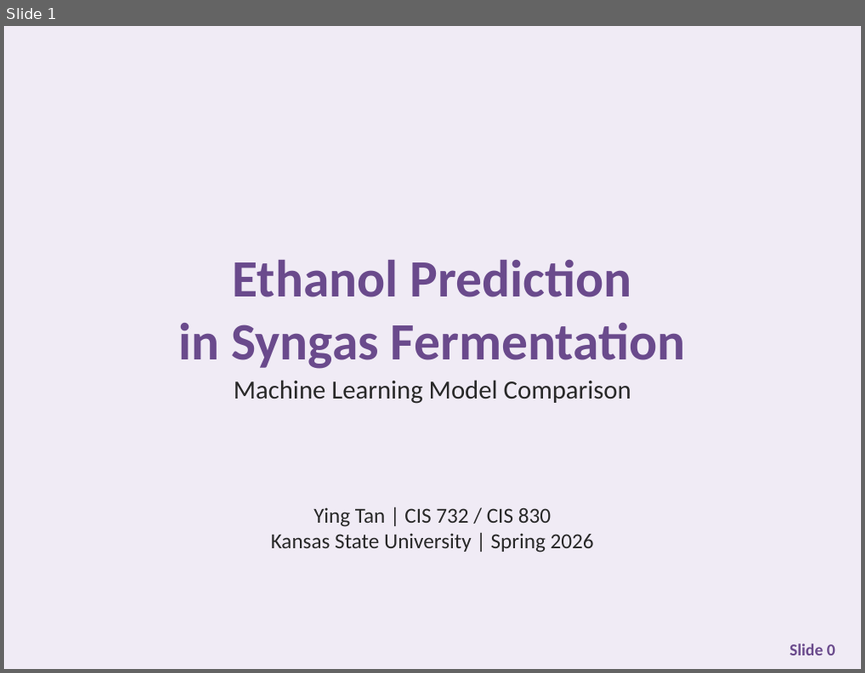
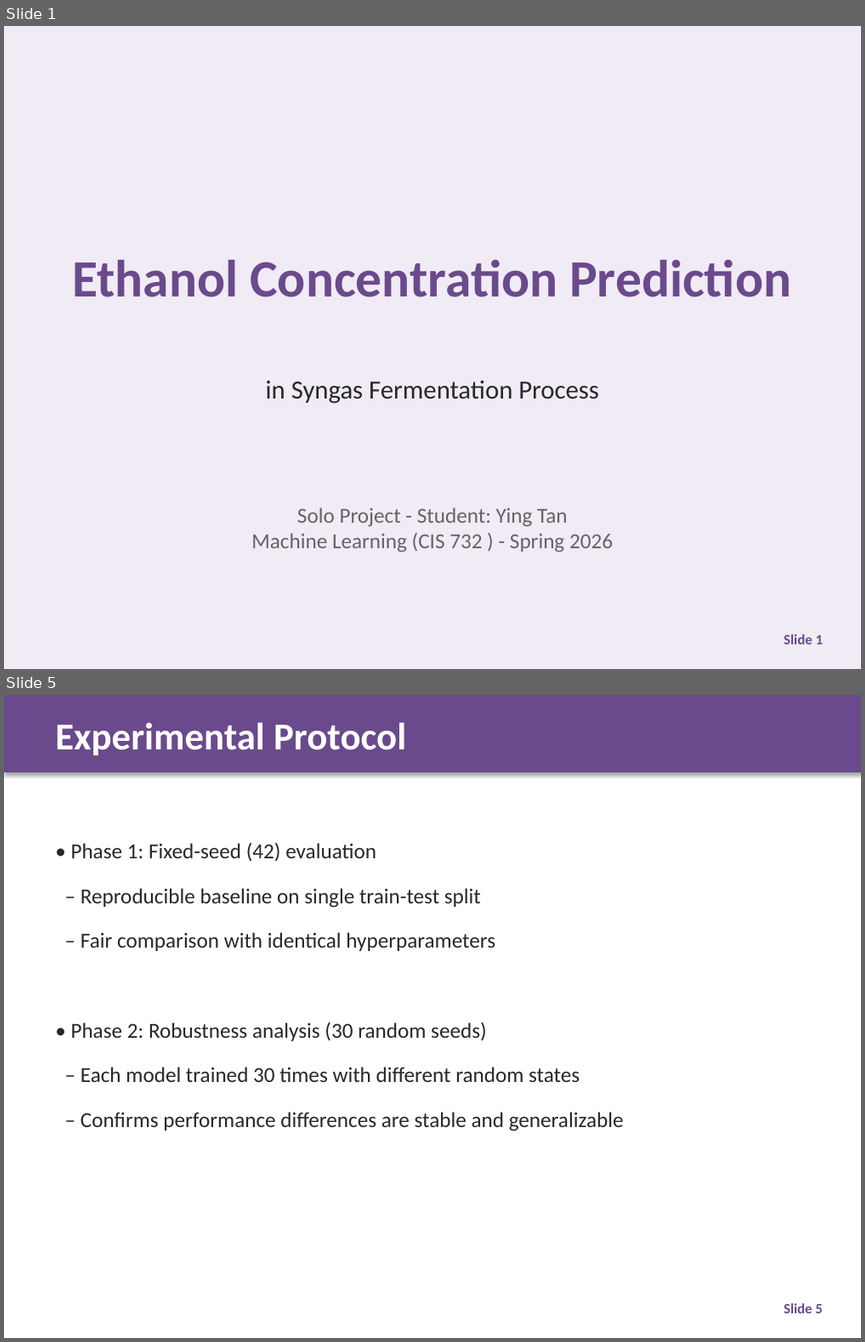
Before and after one commit to tanyingy-kau/ML-Assignments, a slide deck: slides/term_project_presentation_SYNGAS--group 6 Ying.pptx. Shown one above the other, each under a label of ours: slide 1 before the commit, slides 1 and 5 after it; the slides between them are not shown. The pictures are 865x673 and 865x1342 pixels, drawn with LibreOffice and Linux fonts; fonts in the diff are those of the drawing. Boxes give left, top, right and bottom in pixels: in the first picture for what was removed or moved away, otherwise in the second. Text is boxed around its words. In the diff, an @@ line names an element or a change of style, - is before the commit and + after.

Commit message:
Restore original group 6 Ying PPT from Canvas submission

```diff
--- a/slides/term_project_presentation_SYNGAS--group 6 Ying.pptx
+++ b/slides/term_project_presentation_SYNGAS--group 6 Ying.pptx
@@ slide 5 added at [4, 695, 861, 1338], background #FFFFFF @@
@@ rectangle added at [4, 695, 861, 772], fill #6A4A8C, outline #6A4A8C 0.75 pt @@
@@ text added at [55, 722, 406, 755], 32 pt, text #FFFFFF, bold @@
+Experimental Protocol
@@ text added at [71, 843, 624, 1131], 18 pt, text #282828 @@
+• Phase 1: Fixed-seed (42) evaluation
+– Reproducible baseline on single train-test split
+– Fair comparison with identical hyperparameters
+• Phase 2: Robustness analysis (30 random seeds)
+– Each model trained 30 times with different random states
+– Confirms performance differences are stable and generalizable
@@ text added at [783, 1303, 822, 1313], 12 pt, text #6A4A8C, bold @@
+Slide 5
@@ slide 1 changed as well @@
@@ text at [72, 259, 791, 297]: text changed @@
-Ethanol Prediction
-in Syngas Fermentation
+Ethanol Concentration Prediction
@@ text at [266, 380, 599, 403]: text changed @@
-Machine Learning Model Comparison
+in Syngas Fermentation Process
@@ text at [251, 507, 613, 552]: text changed; text colour #282828 to #646464 @@
-Ying Tan | CIS 732 / CIS 830
-Kansas State University | Spring 2026
+Solo Project - Student: Ying Tan
+Machine Learning (CIS 732 ) - Spring 2026
@@ text at [783, 634, 823, 644]: text changed; size 14 to 12 pt @@
-Slide 0
+Slide 1
```
Also in this commit, not shown: 4 other slides changed, 7 other slides added, 5 slides removed.
